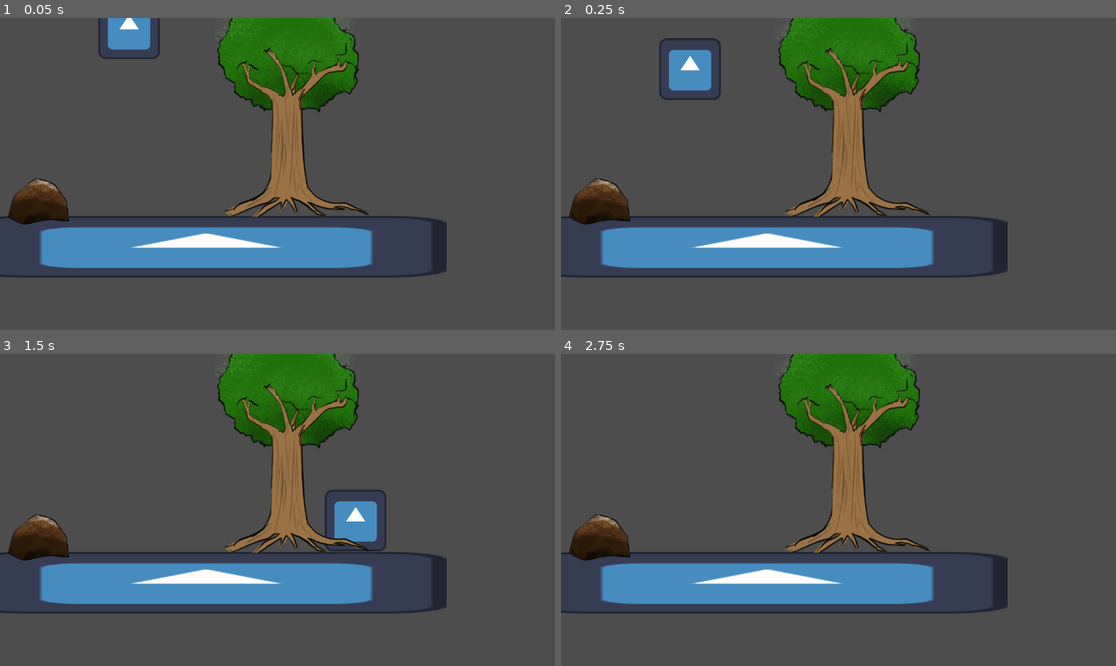
Above: before the commit, frames 1-4 (two rows, left to right).
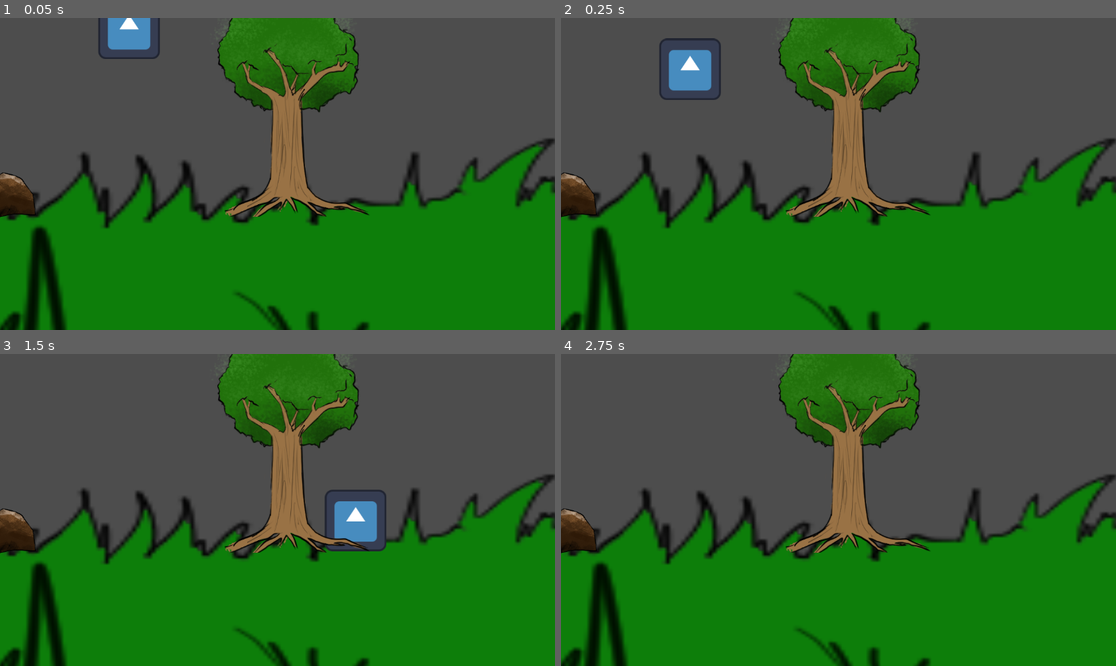
Above: after the commit, the same moments.

Repository: anaktas24/Metroidvania
Game: Godot game, scene res://world_level_1.tscn
Two runs of this game, one before a commit and one after it. Both use one fixed random seed, a clock stepped at 60 frames per second and the inputs below. The engine's default icon, where the game draws it, is replaced by a stand-in: a white triangle on a blue panel in a dark square.
Inputs:
- Up to frame 1 (0.05 s): no input
- Up to frame 2 (0.25 s): no input
- Up to frame 3 (1.5 s): hold Right (ui_right) from 0.53 s (still down); tap Up (ui_up) at 0.77 s
- Up to frame 4 (2.75 s): tap Up (ui_up) at 1.52 s; release Right (ui_right) at 2.03 s; hold Left (ui_left) from 2.03 s (still down)

The runs differ from the first frame. In frame 1, 45% of the frame differs, in the area x 0-100%, y 38-100%; in frame 2, 45%; in frame 3, 45%; in frame 4, 45%.

Commit message:
testing

Diff:
--- a/world_level_1.tscn
+++ b/world_level_1.tscn
@@ -1,6 +1,6 @@
 [gd_scene load_steps=8 format=3 uid="uid://b47na8ir7suli"]
 
-[ext_resource type="Texture2D" uid="uid://ci1ntpg5m5cd6" path="res://icon.svg" id="1_wf5yg"]
+[ext_resource type="Texture2D" uid="uid://e1p7db7p4qi0" path="res://assets/wlka.png" id="1_ggn7f"]
 [ext_resource type="PackedScene" uid="uid://bxexln8eknfyw" path="res://player.tscn" id="2_gxdav"]
 [ext_resource type="Texture2D" uid="uid://dkblllybn5e6s" path="res://assets/Illustration.png" id="3_1j5lj"]
 [ext_resource type="Texture2D" uid="uid://ci1fiut2sikvf" path="res://assets/tree.png" id="4_a3nse"]
@@ -9,7 +9,7 @@
 size = Vector2(1023, 124)
 
 [sub_resource type="RectangleShape2D" id="RectangleShape2D_qagkp"]
-size = Vector2(346.013, 429.499)
+size = Vector2(301.814, 216.993)
 
 [sub_resource type="CapsuleShape2D" id="CapsuleShape2D_afh7v"]
 radius = 171.493
@@ -17,27 +17,28 @@
 
 [node name="World_Level_1" type="Node2D"]
 
-[node name="StaticBody2D" type="StaticBody2D" parent="."]
+[node name="groun" type="StaticBody2D" parent="."]
 
-[node name="CollisionShape2D" type="CollisionShape2D" parent="StaticBody2D"]
+[node name="CollisionShape2D" type="CollisionShape2D" parent="groun"]
 position = Vector2(445, 471)
 shape = SubResource("RectangleShape2D_t8qyq")
 
-[node name="Sprite2D" type="Sprite2D" parent="StaticBody2D"]
-position = Vector2(428, 475)
-scale = Vector2(7.80469, 1)
-texture = ExtResource("1_wf5yg")
+[node name="Sprite2D" type="Sprite2D" parent="groun"]
+position = Vector2(4203, -243)
+scale = Vector2(8.05078, 5.61)
+texture = ExtResource("1_ggn7f")
 
 [node name="Player" parent="." instance=ExtResource("2_gxdav")]
 position = Vector2(268, 19)
 
 [node name="Sprite2D" type="Sprite2D" parent="."]
-position = Vector2(75, 379)
+position = Vector2(6, 367)
 scale = Vector2(0.395939, 0.445714)
 texture = ExtResource("3_1j5lj")
+metadata/_edit_group_ = true
 
 [node name="CollisionShape2D" type="CollisionShape2D" parent="Sprite2D"]
-position = Vector2(16.4166, 24.0441)
+position = Vector2(20.2051, -11.218)
 scale = Vector2(1, 1)
 shape = SubResource("RectangleShape2D_qagkp")
 
@@ -45,6 +46,7 @@
 position = Vector2(603.008, 159.214)
 scale = Vector2(0.96797, 1.01686)
 texture = ExtResource("4_a3nse")
+metadata/_edit_group_ = true
 
 [node name="CollisionShape2D" type="CollisionShape2D" parent="Sprite2D2"]
 position = Vector2(-6.20642, 22.6818)
Binary file added: assets/wlka.png
Not shown, added: assets/wlka.png.import
